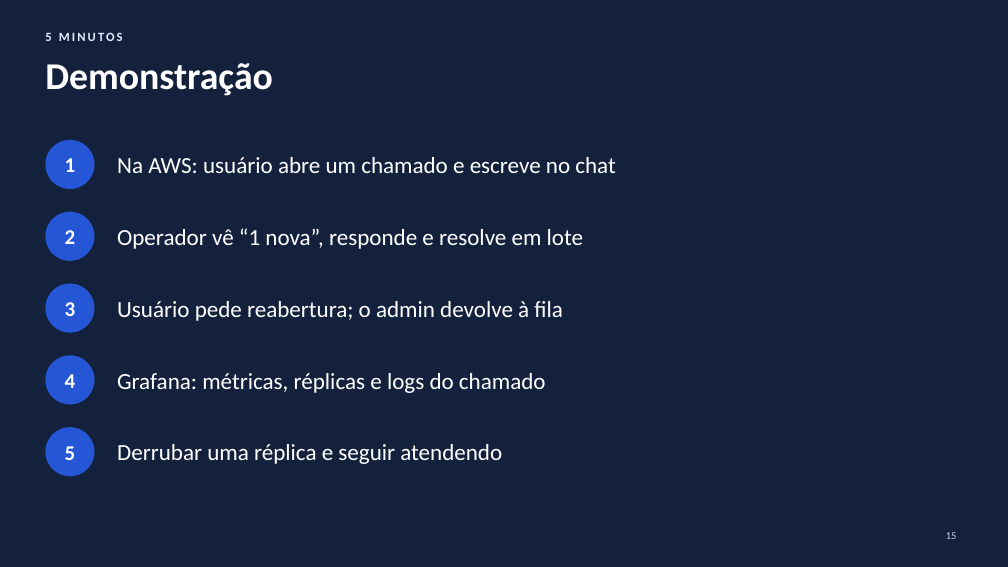
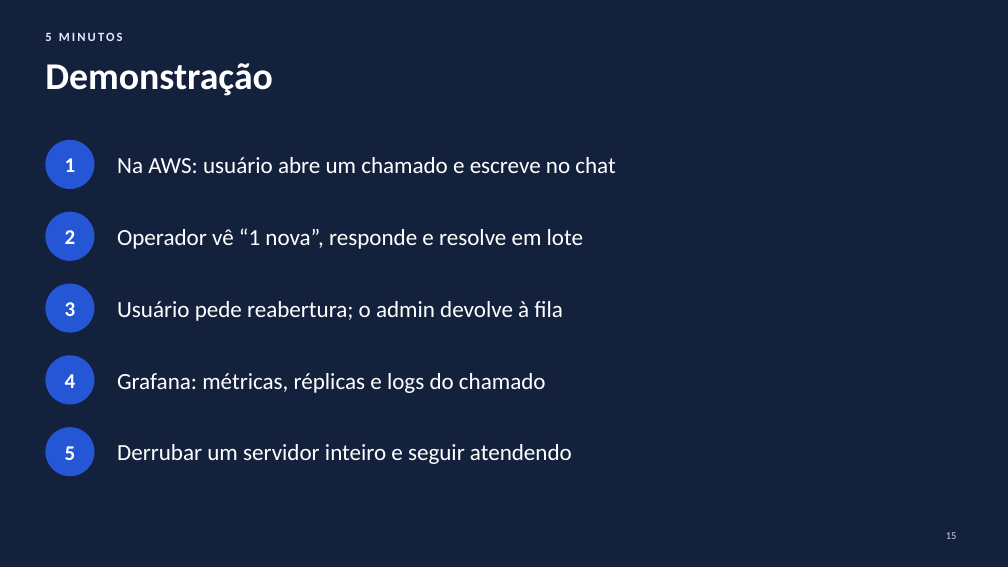
Before and after one commit to jlvjunior/HelpDesk, a slide deck: slide 15 of docs/apresentacao/HelpDesk-Cloud-Apresentacao.pptx. Drawn at 1008x567 pixels with LibreOffice and Linux fonts; fonts in the diff are those of the drawing. Boxes give left, top, right and bottom in pixels: in the first picture for what was removed or moved away, otherwise in the second. Text is boxed around its words. In the diff, an @@ line names an element or a change of style, - is before the commit and + after.

```diff
--- a/docs/apresentacao/HelpDesk-Cloud-Apresentacao.pptx
+++ b/docs/apresentacao/HelpDesk-Cloud-Apresentacao.pptx
@@ text at [117,444,572,464]: text changed @@
-Derrubar uma réplica e seguir atendendo
+Derrubar um servidor inteiro e seguir atendendo
```
Also in this commit, not shown: 4 other slides changed, 20 other files.
